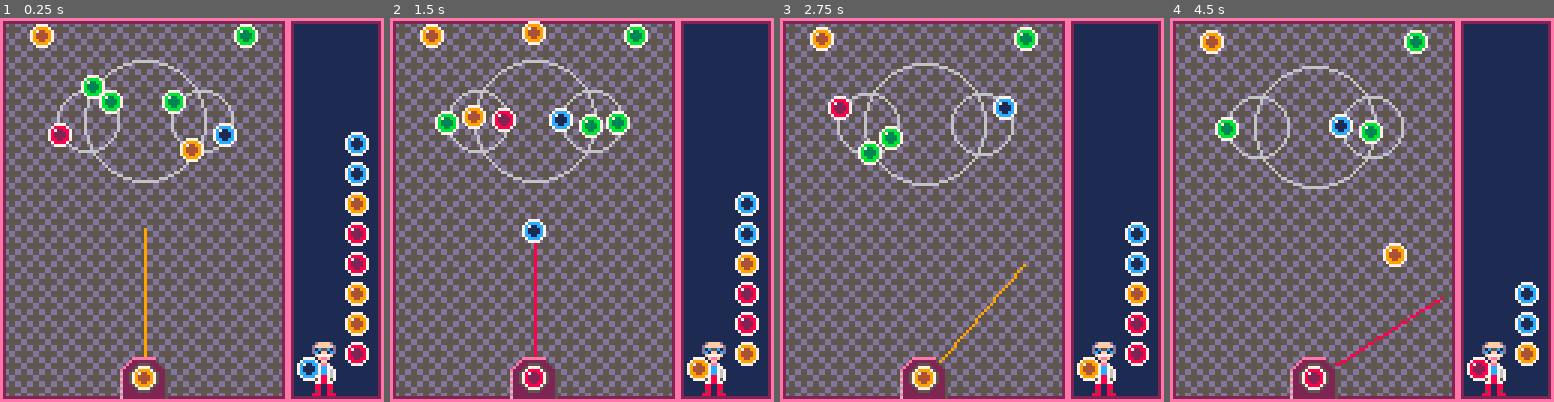
Above: before the commit, frames 1-4 (left to right).
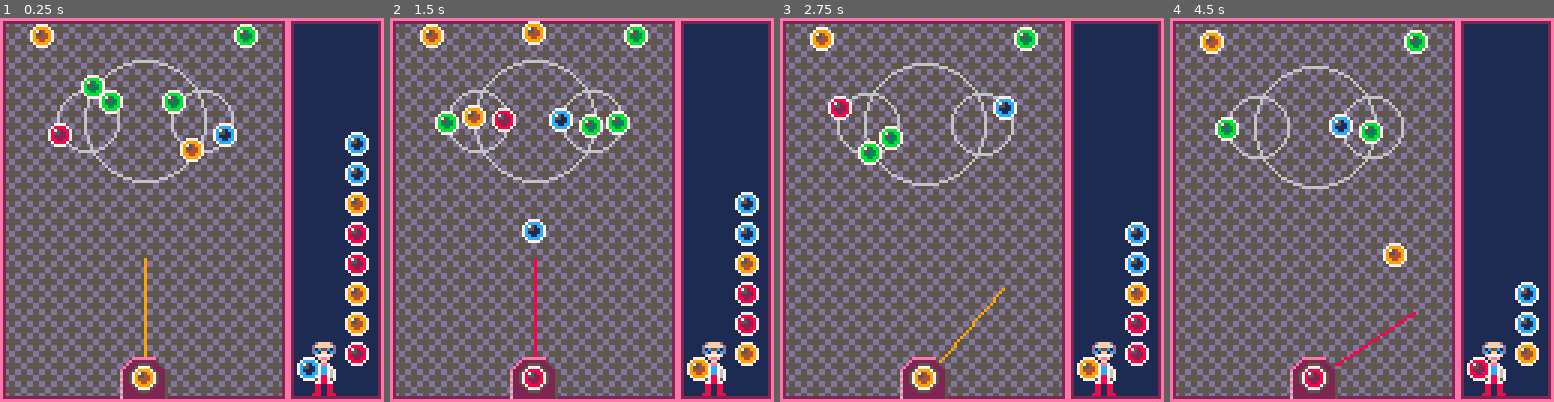
Above: after the commit, the same moments.

Repository: adamwoolridge/pico8
Game: PICO-8 cartridge bonbonshoot.p8
Same seed, same stepped clock (60 frames per second), same inputs: the game is played once before the commit and once after it.
Inputs:
- Up to frame 1 (0.25 s): no input
- Up to frame 2 (1.5 s): tap X (X key) at 0.33, 1.07 s; tap O (Z key) at 0.7 s
- Up to frame 3 (2.75 s): hold Right 1.6-2.1 s; tap O (Z key) at 1.7, 2.1, 2.5 s; tap X (X key) at 1.85 s; hold Right from 2.47 s (still down)
- Up to frame 4 (4.5 s): tap O (Z key) every 0.4 s from 2.9 to 4.1 s; tap X (X key) at 2.97, 4.08 s; release Right at 3.03 s; hold Left 3.08-3.58 s; hold Right from 4.02 s (still down)

The runs differ from the first frame. In frame 1, 0.4% of the frame differs, in the area x 9-93%, y 3-94%; in frame 2, 0.4%; in frame 3, 0.3%; in frame 4, 0.4%, in the area x 9-93%, y 4-94%.

Commit message:
[Bonbon] More

Diff:
--- a/bonbonshoot.p8
+++ b/bonbonshoot.p8
@@ -188,8 +188,8 @@
 	launchy = pivot.y + sin1(angle/360)*10
 
 	local d = {}
-	d.x = pivot.x + cos1(angle/360)*50
-	d.y = pivot.y + sin1(angle/360)*50
+	d.x = pivot.x + cos1(angle/360)*40
+	d.y = pivot.y + sin1(angle/360)*40
 	line(pivot.x, pivot.y, d.x, d.y, currentballcolour())
 
 	currentball.x = launchx-4
@@ -331,14 +331,14 @@
 end
 
 __gfx__
-0000000000777700007777000077770000777700000000000000000000000000000000000000000000000000eeeeeeeeeeeeeeeeeeeeeeee0000000000000000
-00000000079999700788887007cccc7007bbbb7000000000000000000000eeeeeeee00000000000000000000e2222222222222222222222e0000000000000000
-0000000079744997787228877c711cc77b733bb70000000000000000000e2222222250000000000000000000e2d55dd55dd55dd55dd55d2e0000000000000000
-0000000079444497782222877c1111c77b3333b7000000000000000000e22255552225000000000000000000e255555dd555555dd555552e0000000000000000
-0000000079444497782222877c1111c77b3333b700000000000000000e222500005222500000000000000000e255555dd555555dd555552e0000000000000000
-0000000079944997788228877cc11cc77bb33bb70000000000000000e2225000000522250000000000000000e2d55dd55dd55dd55dd55d2e0000000000000000
-00000000079999700788887007cccc7007bbbb70000000000000000062250000000052250000000000000000e2d55dd55dd55dd55dd55d2e0000000000000000
-00000000007777000077770000777700007777000000000000000000e2250000000052250000000000000000e25dd555555dd555555dd52e0000000000000000
+0000000000777700007777000077770000777700000000000000000000000000000000000000000000000000eeeeeeeeeeeeeeeeeeeeeeee00000000eeeeeeee
+00000000079999700788887007cccc7007bbbb7000000000000000000000eeeeeeee00000000000000000000e2222222222222222222222e00000000eeeeeeee
+0000000079754997787528877c751cc77b753bb70000000000000000000e2222222250000000000000000000e2d55dd55dd55dd55dd55d2e00000000eeeeeeee
+0000000079554497785522877c5511c77b5533b7000000000000000000e22255552225000000000000000000e255555dd555555dd555552e00000000eeeeeeee
+0000000079444497782222877c1111c77b3333b700000000000000000e222500005222500000000000000000e255555dd555555dd555552e00000000eeeeeeee
+0000000079944997788228877cc11cc77bb33bb70000000000000000e2225000000522250000000000000000e2d55dd55dd55dd55dd55d2e00000000eeeeeeee
+00000000079999700788887007cccc7007bbbb70000000000000000062250000000052250000000000000000e2d55dd55dd55dd55dd55d2e00000000eeeeeeee
+00000000007777000077770000777700007777000000000000000000e2250000000052250000000000000000e25dd555555dd555555dd52e0000000022222222
 000000000000000000000000e20000000000002e000000000000000062250000000052250000000000000000e25dd555555dd555555dd52e00000000555dd555
 0dffffd00000000000000000e20000000000002e0000000000000000e2250000000052250000000000000000e2d55dd55dd55dd55dd55d2e000000005dd55dd5
 dffffffd0000000000000000e20000000000002e000000000000000062225000000522250000000000000000e2d55dd55dd55dd55dd55d2e000000005dd55dd5
